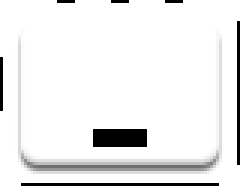
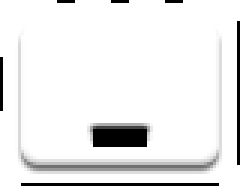
Two versions of the same layered image (240×186). Layer-by-layer changes:
moved "Pasted Layer" above "Pasted Layer #3", painted on it over bbox(87, 123, 153, 144)
painted on "Pasted Layer #3" over bbox(87, 123, 153, 144)
painted on "Pasted Layer #2", unmasked it over bbox(87, 126, 153, 144)
painted on "dotdash_shift_off.9.png" over bbox(87, 126, 153, 144)
